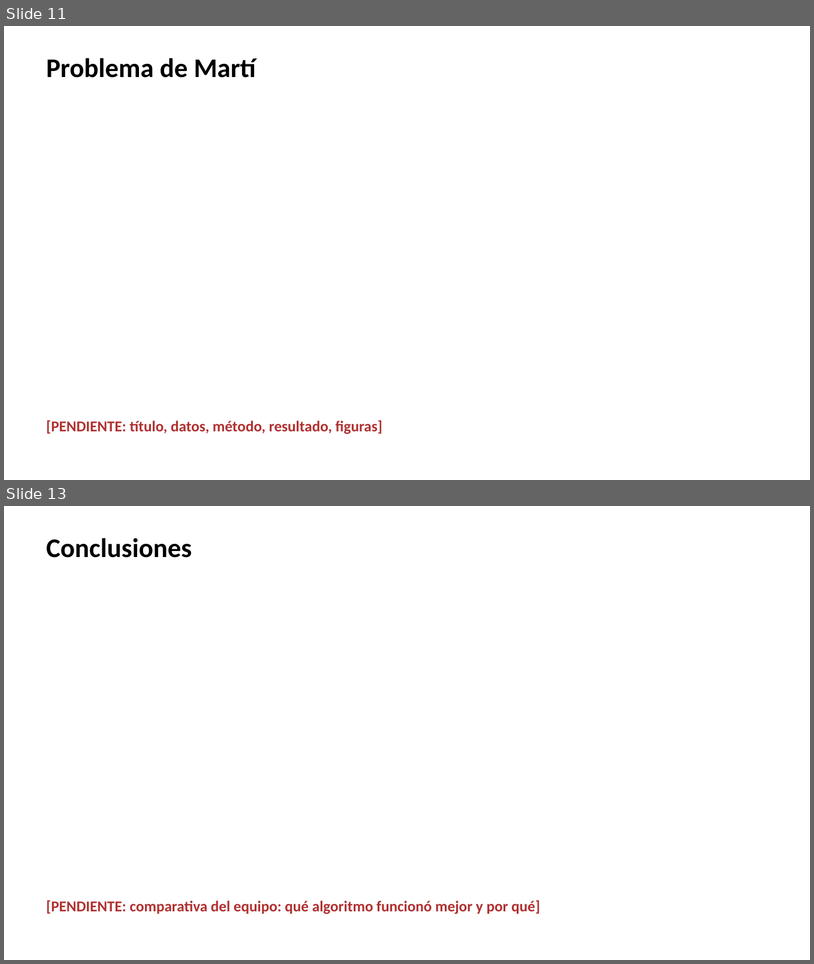
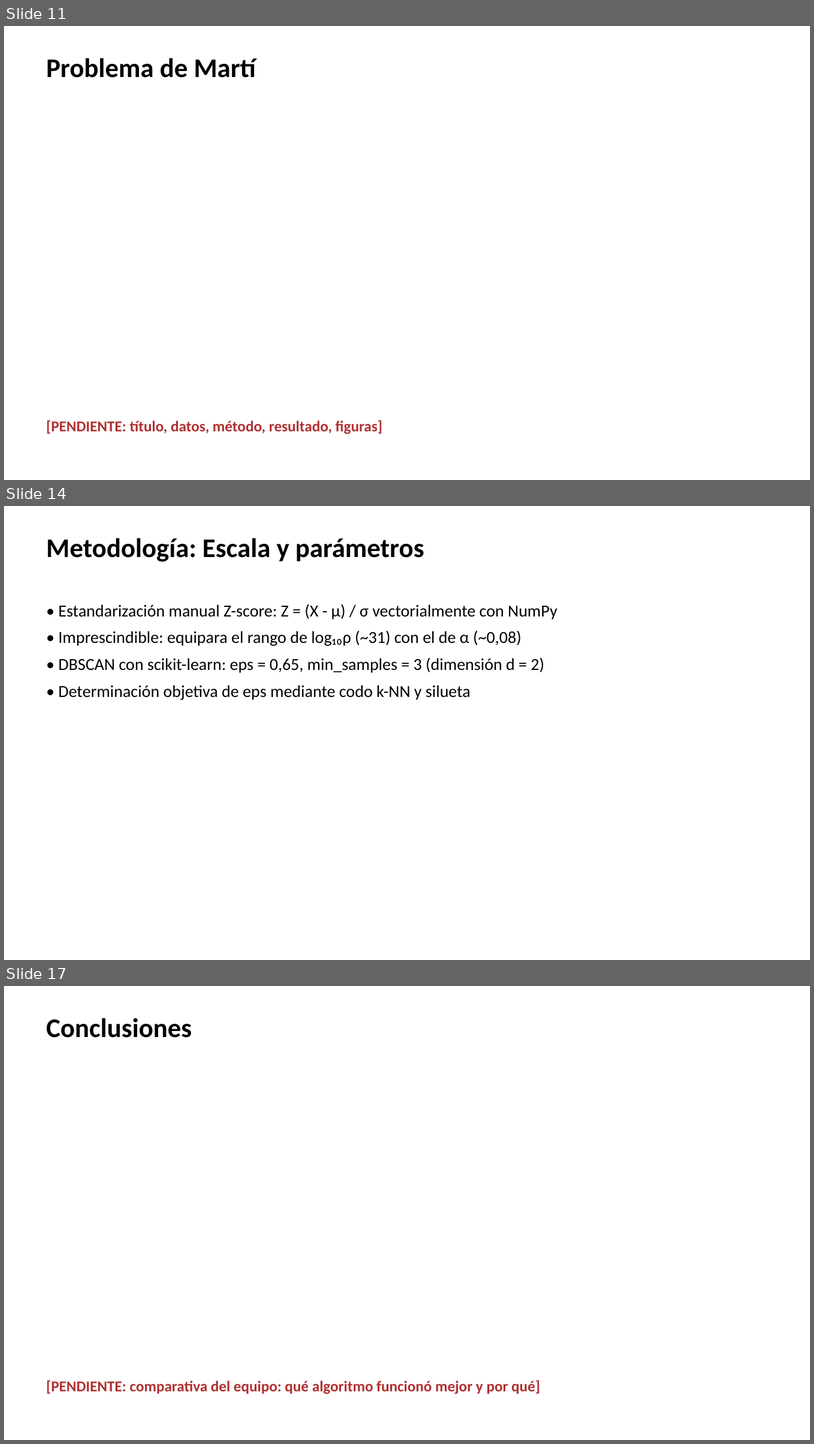
Before and after one commit to ArnauMontull/CPIA-Expo, a slide deck: presentacion/expo_cpia.pptx. Shown one above the other, each under a label of ours: slides 11 and 13 before the commit, slides 11, 14 and 17 after it; the slides between them are not shown. The pictures are 814x964 and 814x1444 pixels, drawn with LibreOffice and Linux fonts; fonts in the diff are those of the drawing. Boxes give left, top, right and bottom in pixels: in the first picture for what was removed or moved away, otherwise in the second. Text is boxed around its words. In the diff, an @@ line names an element or a change of style, - is before the commit and + after.

```diff
--- a/presentacion/expo_cpia.pptx
+++ b/presentacion/expo_cpia.pptx
@@ slide 14 added at [4, 506, 810, 960], background #FFFFFF @@
@@ text added at [46, 538, 425, 562], 32 pt, text #000000, bold @@
+Metodología: Escala y parámetros
@@ text added at [59, 604, 558, 700], 20 pt, text #000000 @@
+• Estandarización manual Z-score: Z = (X - μ) / σ vectorialmente con NumPy
+• Imprescindible: equipara el rango de log₁₀ρ (~31) con el de α (~0,08)
+• DBSCAN con scikit-learn: eps = 0,65, min_samples = 3 (dimensión d = 2)
+• Determinación objetiva de eps mediante codo k-NN y silueta
@@ what was slide 13 is now slide 17 @@
```
Also in this commit, not shown: 4 other slides added, 1 slide removed, 6 other files.
